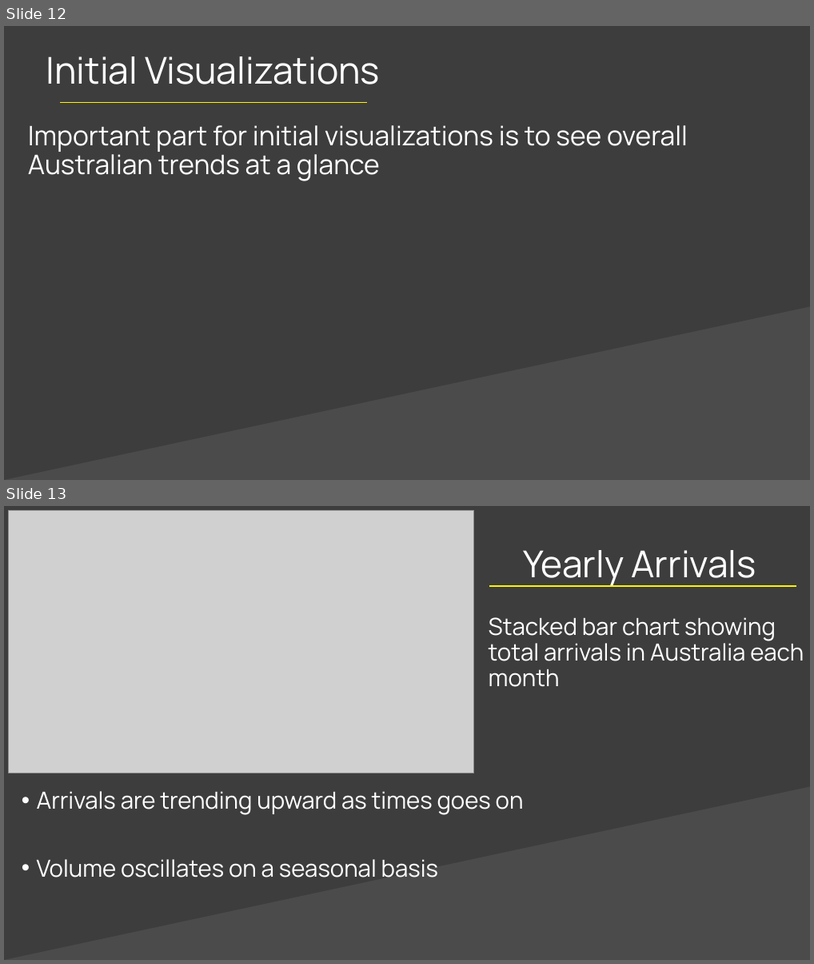
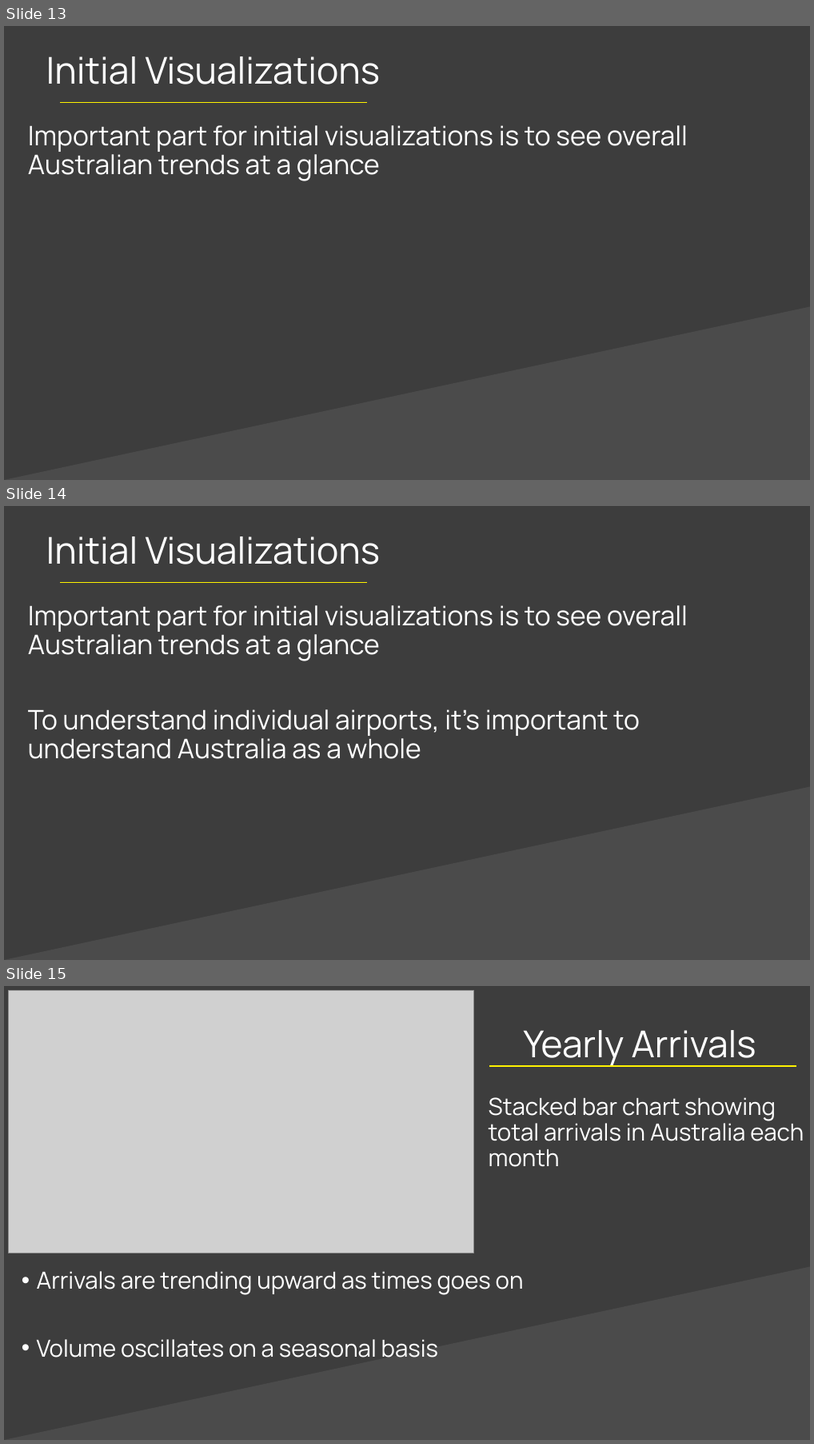
Before and after one commit to rafraser/COSC3000, a slide deck: Visualization/Project Presentation.pptx. Shown one above the other, each under a label of ours: slides 12 and 13 before the commit, slides 13, 14 and 15 after it. The pictures are 814x964 and 814x1444 pixels, drawn with LibreOffice and Linux fonts; fonts in the diff are those of the drawing; grey boxes stand for pictures; background and template pictures are left out. Boxes give left, top, right and bottom in pixels: in the first picture for what was removed or moved away, otherwise in the second. Text is boxed around its words. In the diff, an @@ line names an element or a change of style, - is before the commit and + after.

```diff
--- a/Visualization/Project Presentation.pptx
+++ b/Visualization/Project Presentation.pptx
@@ slide 14 added at (x1=4, y1=506, x2=810, y2=960), background #3D3D3D; not listed: 1 template element that a slide beside it also shows @@
@@ text added at (x1=46, y1=536, x2=381, y2=564), 44 pt, text #FFFFFF @@
+Initial Visualizations
@@ line added from (367, 582) to (60, 582), #FFF200 1.5 pt @@
@@ text added at (x1=28, y1=605, x2=688, y2=759), 32 pt, text #FFFFFF @@
+Important part for initial visualizations is to see overall Australian trends at a glance
+To understand individual airports, it’s important to understand Australia as a whole
@@ what was slide 12 is now slide 13 @@
@@ what was slide 13 is now slide 15 @@
```
Also in this commit, not shown: 5 other slides added, 1 other file.
